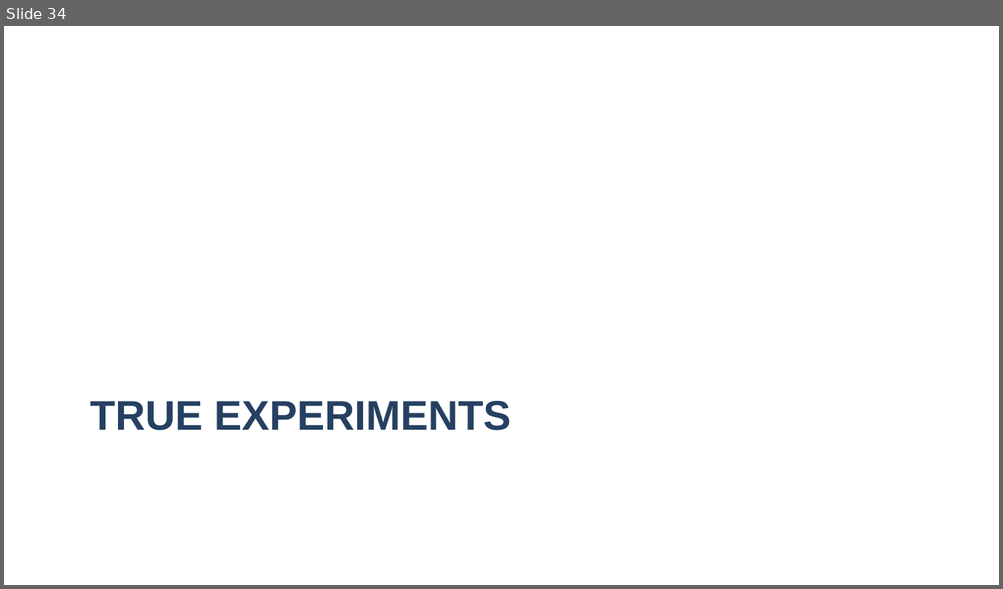
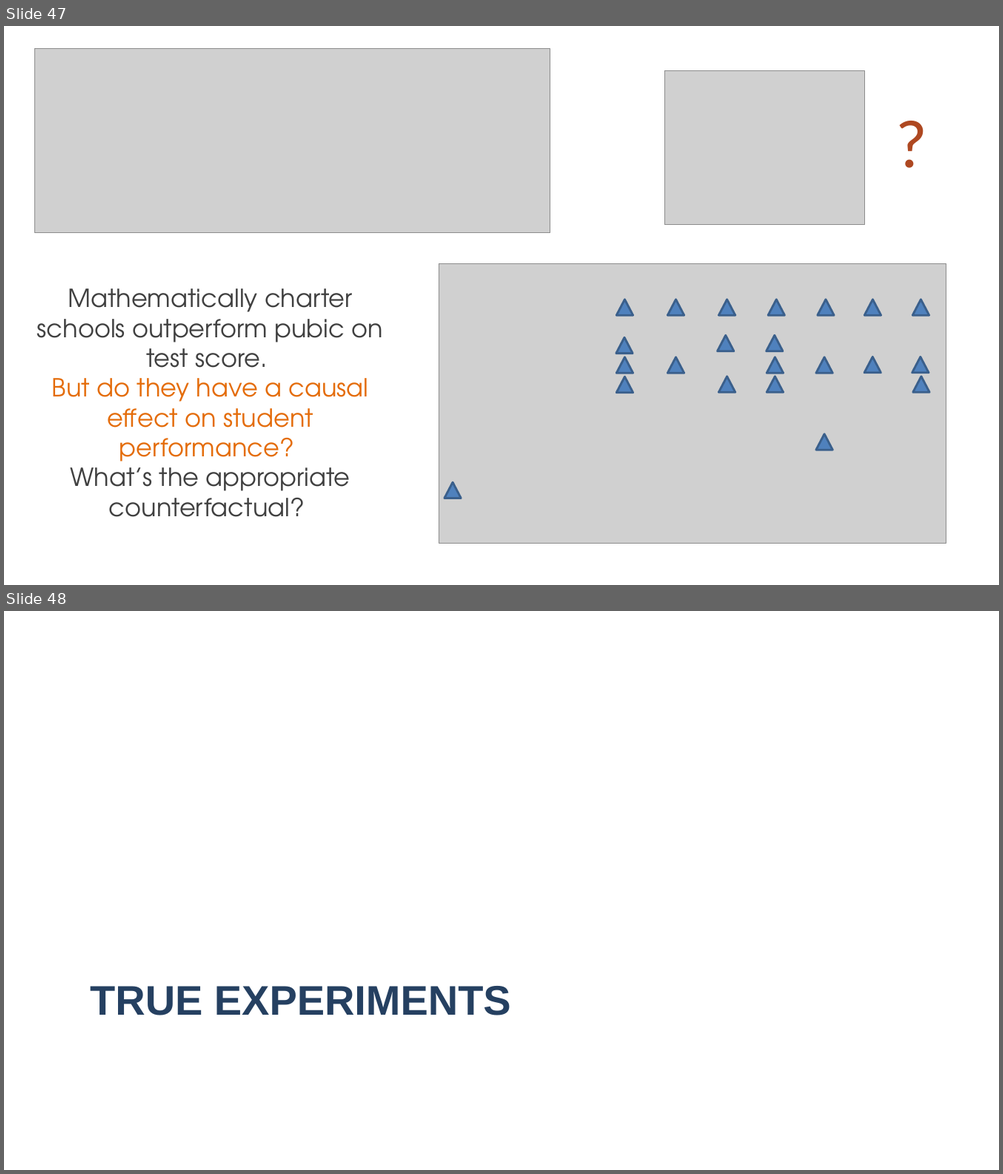
Before and after one commit to DS4PS/cpp-524-spr-2020, a slide deck: lectures/p-01-intro-to-counterfactuals.pptx. Shown one above the other, each under a label of ours: slide 34 before the commit, slides 47 and 48 after it. The pictures are 1003x589 and 1003x1174 pixels, drawn with LibreOffice and Linux fonts; fonts in the diff are those of the drawing; grey boxes stand for pictures. Boxes give left, top, right and bottom in pixels: in the first picture for what was removed or moved away, otherwise in the second. Text is boxed around its words. In the diff, an @@ line names an element or a change of style, - is before the commit and + after.

```diff
--- a/lectures/p-01-intro-to-counterfactuals.pptx
+++ b/lectures/p-01-intro-to-counterfactuals.pptx
@@ slide 47 added at [4,26,999,585], background #FFFFFF @@
@@ picture added at [34,49,550,233] @@
@@ picture added at [664,70,865,224] @@
@@ text added at [881,96,941,186], 66 pt, text #AE4821 @@
+?
@@ text added at [37,289,384,517], 24 pt, text #404040 @@
+Mathematically charter schools outperform pubic on test score.
+But do they have a causal effect on student performance?
+What’s the appropriate counterfactual?
@@ group added at [439,264,946,544]: 22 triangles, 1 picture @@
@@ what was slide 34 is now slide 48 @@
```
Also in this commit, not shown: 2 slides changed, 13 other slides added, 6 other files.
